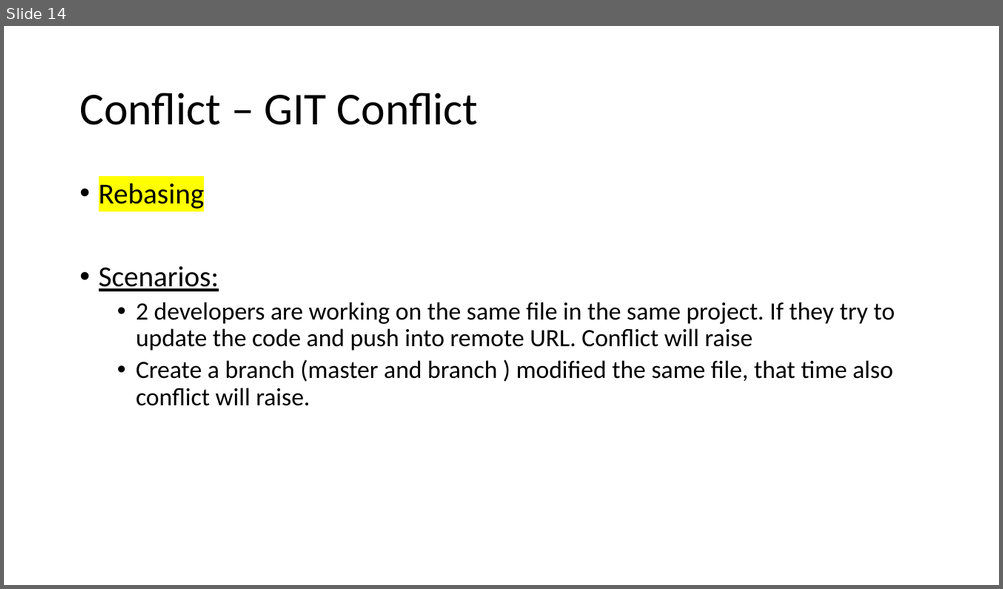
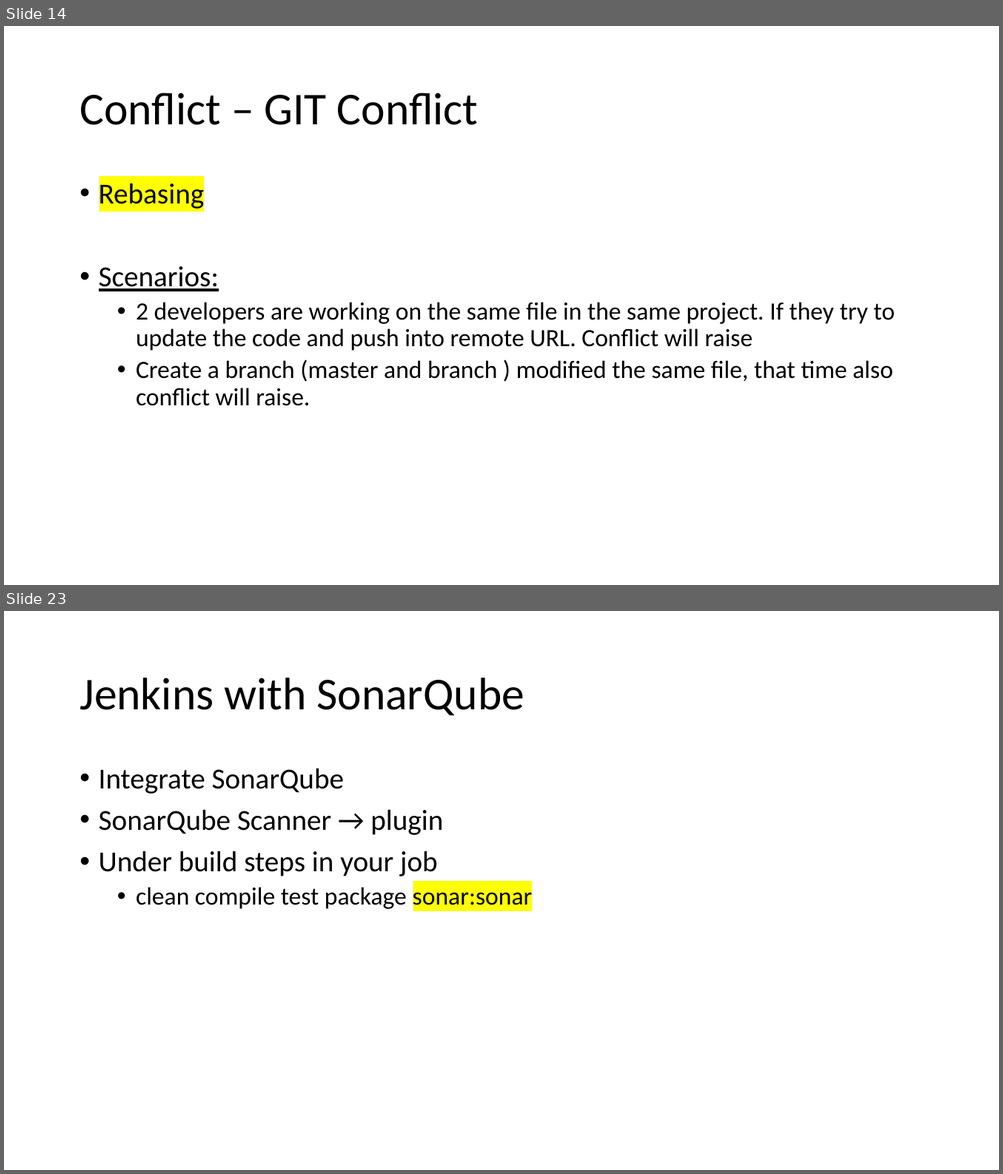
Before and after one commit to Souravpatel/A3_Training, a slide deck: A3 Training - Synchrony.pptx. Shown one above the other, each under a label of ours: slide 14 before the commit, slides 14 and 23 after it; the slides between them are not shown. The pictures are 1003x589 and 1003x1174 pixels, drawn with LibreOffice and Linux fonts; fonts in the diff are those of the drawing. Boxes give left, top, right and bottom in pixels: in the first picture for what was removed or moved away, otherwise in the second. Text is boxed around its words. In the diff, an @@ line names an element or a change of style, - is before the commit and + after.

```diff
--- a/A3 Training - Synchrony.pptx
+++ b/A3 Training - Synchrony.pptx
@@ slide 23 added at (4, 611, 999, 1170), background #FFFFFF @@
@@ title added at (79, 678, 524, 715), 44 pt, text #000000 @@
+Jenkins with SonarQube
@@ text added at (99, 768, 532, 911), 28 pt, text #000000 @@
+• Integrate SonarQube
+• SonarQube Scanner → plugin
+• Under build steps in your job
+  • clean compile test package sonar:sonar
```
Also in this commit, not shown: 3 slides changed, 11 other slides added.
